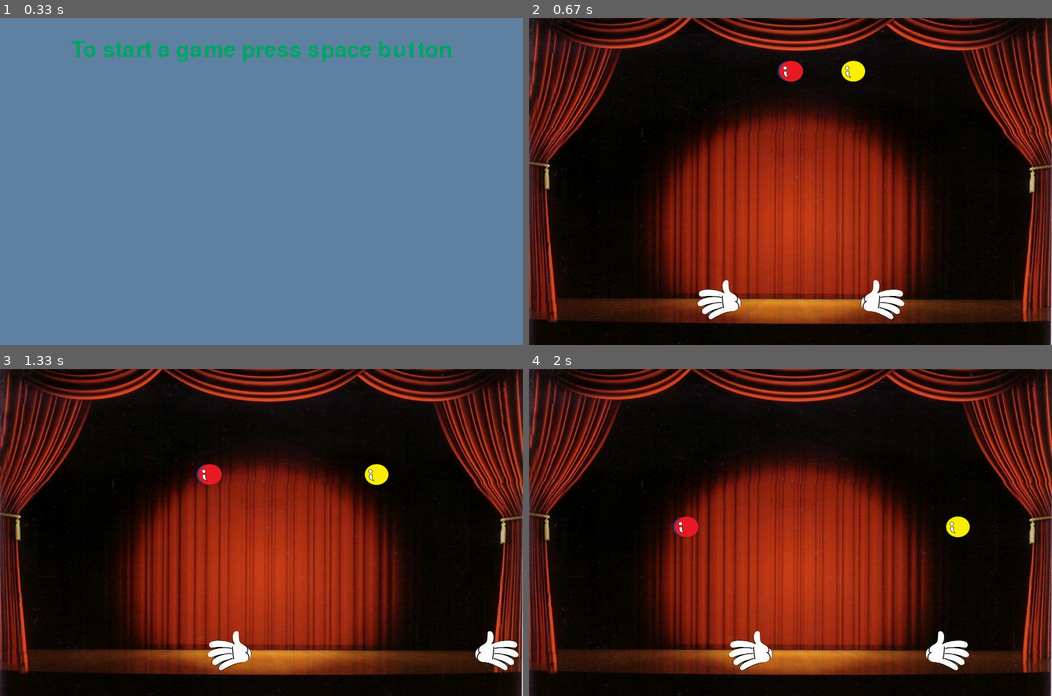
Above: before the commit, frames 1-4 (two rows, left to right).
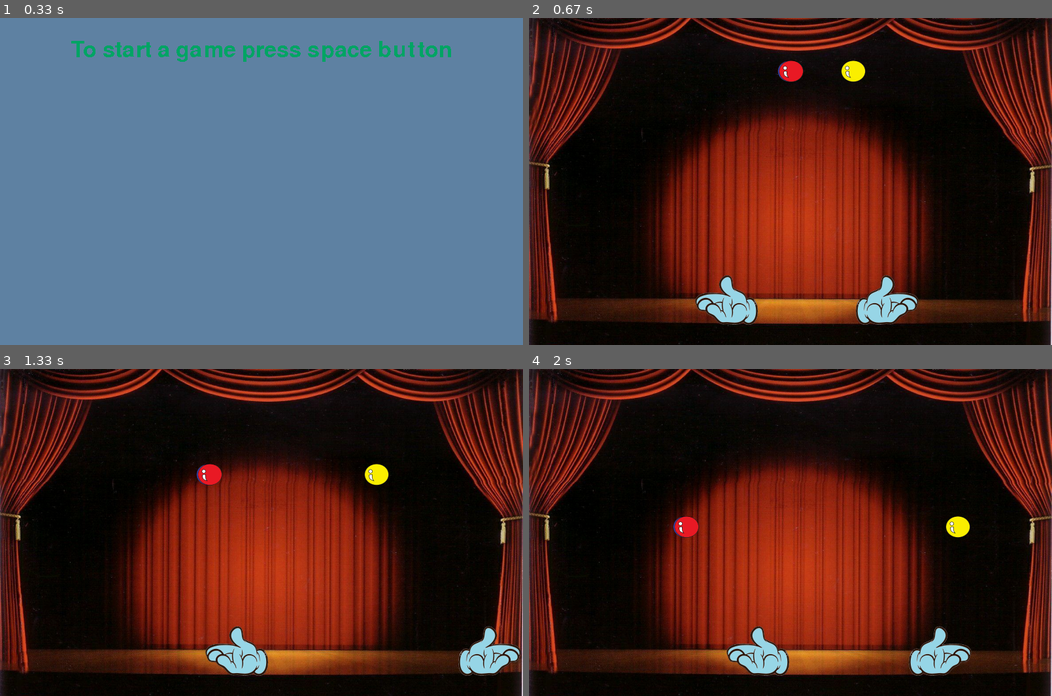
Above: after the commit, the same moments.

Repository: finziamit/PyGame
Game: pygame game, started from 2nd game/Juggle.py
Same seed, same stepped clock (60 frames per second), same inputs: the game is played once before the commit and once after it.
Inputs:
- Up to frame 1 (0.33 s): no input
- Up to frame 2 (0.67 s): tap Space at 0.33 s
- Up to frame 3 (1.33 s): hold Right 0.67-1.13 s; hold Right from 1.17 s (still down); hold D from 1.17 s (still down)
- Up to frame 4 (2 s): release Right at 1.63 s; release D at 1.63 s; hold Left from 1.67 s (still down); hold A from 1.67 s (still down)

Frame 1 is identical in both runs. In frame 2, 2.2% of the frame differs, in the area x 31-75%, y 78-94%; in frame 3, 2.2%, in the area x 39-100%, y 78-94%; in frame 4, 2.2%.

Commit message:
Improving hands graphics

Diff:
--- a/2nd game/Juggle.py
+++ b/2nd game/Juggle.py
@@ -5,8 +5,8 @@
 class Hand:
     ''' An hand in the game '''
     def __init__(self, path, placement):
-        self.__surface = image.load(path).convert_alpha()
-        transform.smoothscale(self.__surface.convert_alpha(), (80,80))
+        self.__surface = image.load(path)
+        self.__surface = transform.smoothscale(self.__surface.convert_alpha(), (100,80))
         self.__rect = self.__surface.get_rect(midleft=placement)
 
     @property
@@ -98,8 +98,8 @@
     background_surface = image.load('2nd game/graphics/background/theater_bg.png')
     background_surface = transform.smoothscale(background_surface.convert(), (800,550))
 
-    right_hand = Hand('2nd game/graphics/hands/right_hand1.png', (500, 430))
-    left_hand = Hand('2nd game/graphics/hands/left_hand1.png', (250, 430))
+    right_hand = Hand('2nd game/graphics/hands/right_hand.png', (500, 430))
+    left_hand = Hand('2nd game/graphics/hands/left_hand.png', (250, 430))
 
     blue_ball = Ball('2nd game/graphics/balls/blue_ball.png')
     red_ball = Ball('2nd game/graphics/balls/red_ball.png')
Binary file removed: 2nd game/graphics/balls/old_blue_ball.png
Binary file removed: 2nd game/graphics/balls/old_red_ball.png
Binary file removed: 2nd game/graphics/balls/old_yellow_ball.png
Binary file changed: 2nd game/graphics/hands/left_hand.png
Binary file removed: 2nd game/graphics/hands/left_hand1.png
Binary file changed: 2nd game/graphics/hands/right_hand.png
Binary file removed: 2nd game/graphics/hands/right_hand1.png
